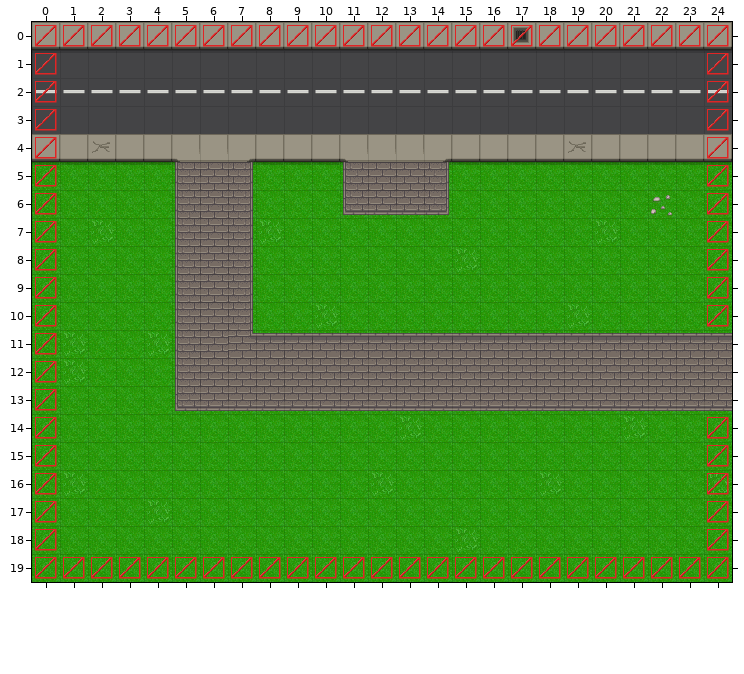
Tiled map (JSON), stored at server/maps/map1.json. This is how it looked before the edit.
Cells are 32x32 px. Shown: x 0..24, y 0..19.
After the commit:
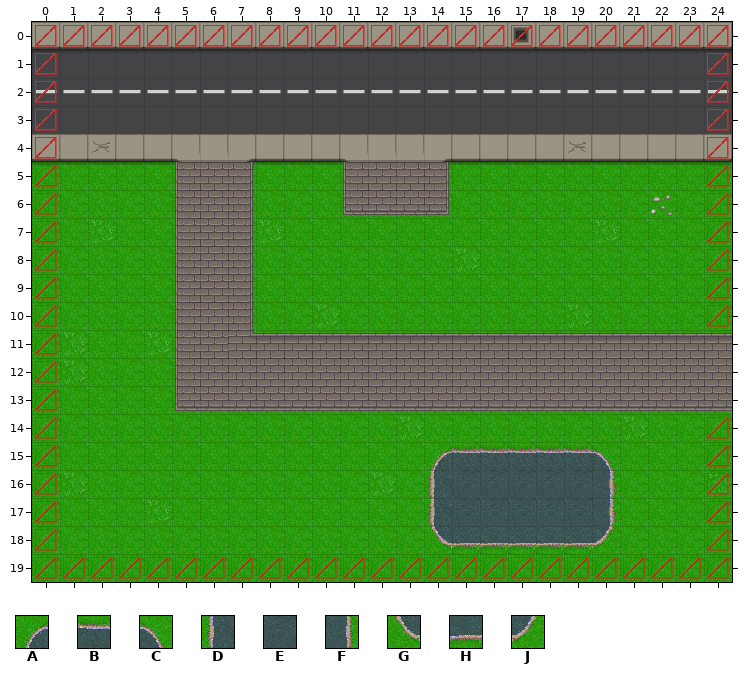
Key: from "water": A 0, B 1, C 2, D 3, E 4, F 5, G 6, H 7, J 8.
_ is an empty cell, . an unchanged one.
Tiles of an added or newly shown layer are drawn over the layers below it.
Difference:
--- layer "2_Water" (added)
@@ x 14..20 @@
-15 _______
-16 _______
-17 _______
-18 _______
+15 ABBBBBC
+16 DEEEEEF
+17 DEEEEEF
+18 GHHHHHJ
Pixel boxes of the changes (left, top, right, bottom) in both pictures:
added: (427, 443, 617, 554)
